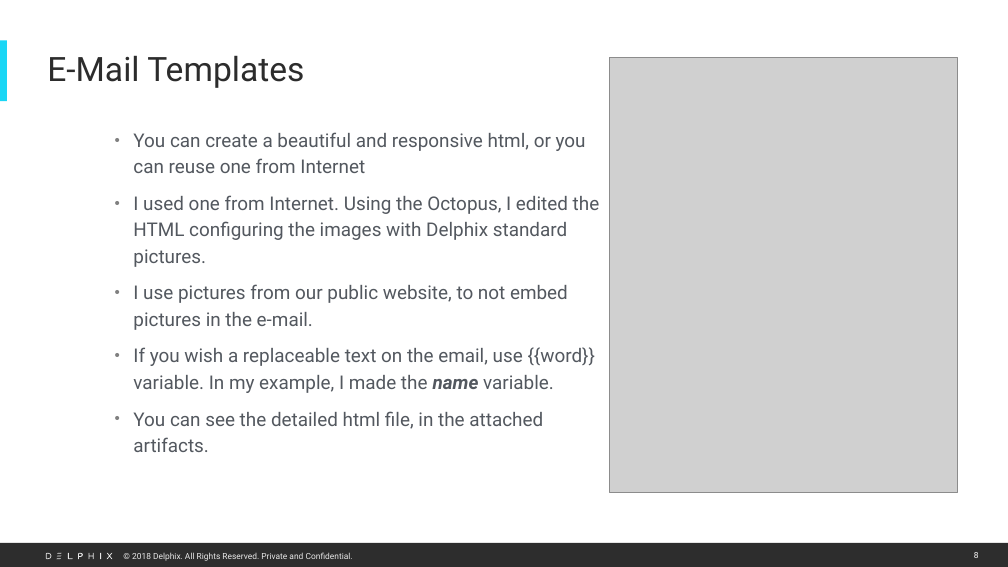
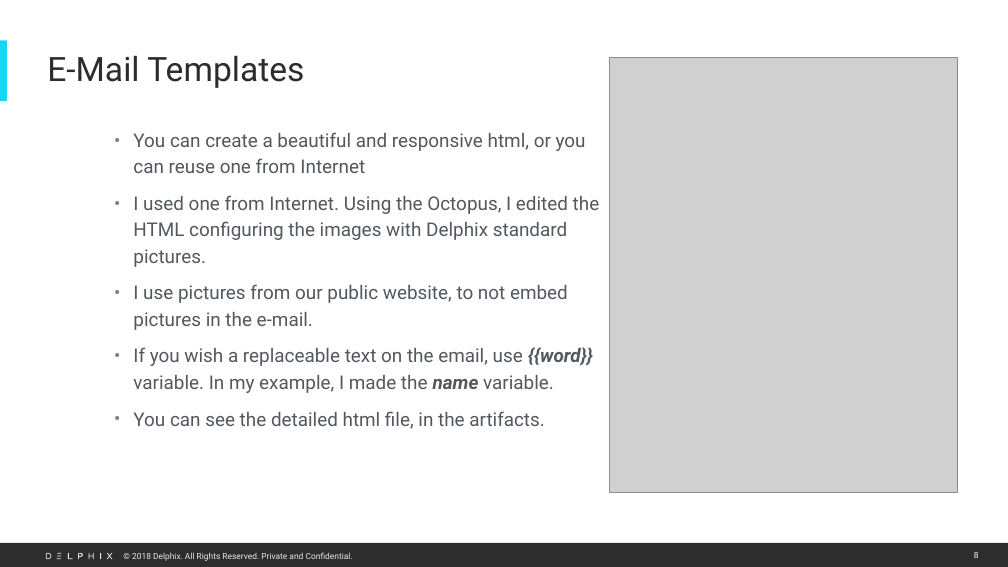
Before and after one commit to marzulo/AWS_SES_artifacts, a slide deck: slide 8 of How to configure AWS SES.pptx. Drawn at 1008x567 pixels with LibreOffice and Linux fonts; fonts in the diff are those of the drawing; grey boxes stand for pictures. Boxes give left, top, right and bottom in pixels: in the first picture for what was removed or moved away, otherwise in the second. Text is boxed around its words. In the diff, an @@ line names an element or a change of style, - is before the commit and + after.

```diff
--- a/How to configure AWS SES.pptx
+++ b/How to configure AWS SES.pptx
@@ text at <box>133,347,593,393</box>: bold on, italic on in "{{word}}" @@
@@ text at <box>133,411,544,429</box>: text changed @@
-• You can see the detailed html file, in the attached artifacts.
+• You can see the detailed html file, in the artifacts.
```
Also in this commit, not shown: 8 other slides changed.
